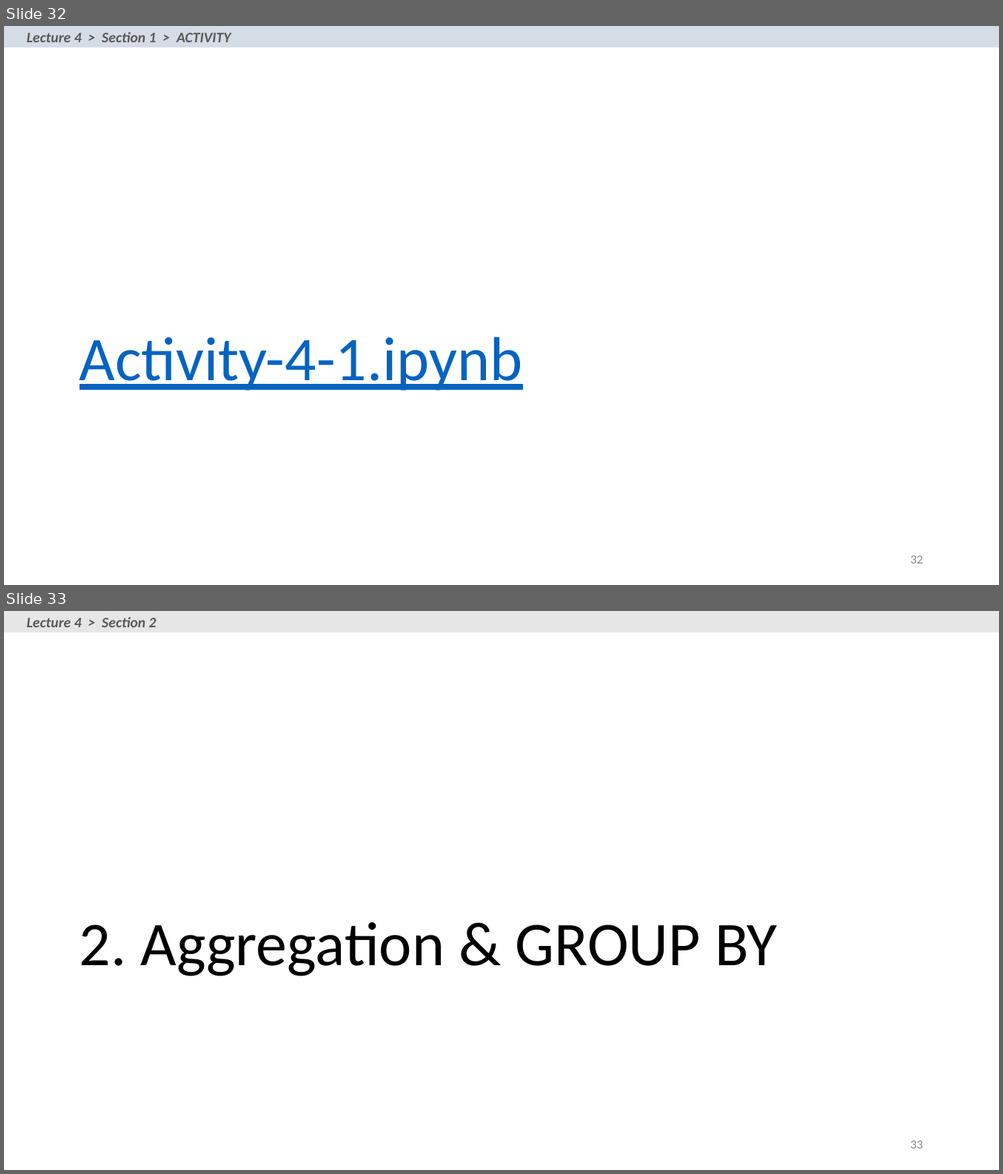
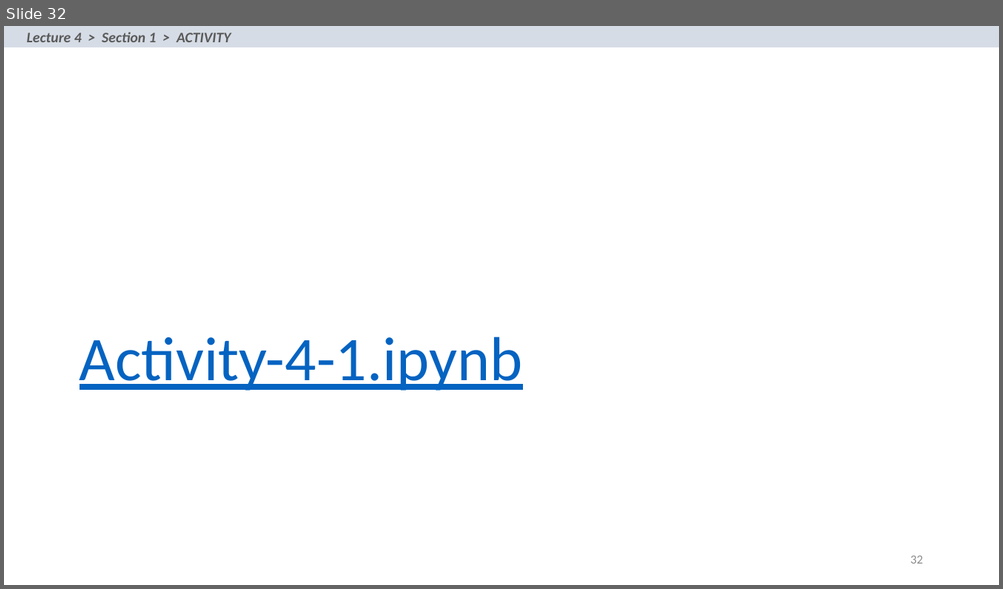
Before and after one commit to yazduni-cs/database-fall2018, a slide deck: lectures/lecture-2-3-4-5/Lecture_4_SQL.pptx. Shown one above the other, each under a label of ours: slides 32 and 33 before the commit, slide 32 after it. The pictures are 1003x1174 and 1003x589 pixels, drawn with LibreOffice and Linux fonts; fonts in the diff are those of the drawing. Boxes give left, top, right and bottom in pixels: in the first picture for what was removed or moved away, otherwise in the second. Text is boxed around its words. In the diff, an @@ line names an element or a change of style, - is before the commit and + after.

```diff
--- a/lectures/lecture-2-3-4-5/Lecture_4_SQL.pptx
+++ b/lectures/lecture-2-3-4-5/Lecture_4_SQL.pptx
@@ slide 33 removed at (4,611,999,1170), background #FFFFFF @@
@@ rectangle removed at (4,611,999,632) @@
@@ text removed at (27,617,156,627) @@
-Lecture 4 > Section 2
@@ title removed at (79,923,777,977) @@
-2. Aggregation & GROUP BY
@@ page number removed at (910,1141,922,1149) @@
-33
```
Also in this commit, not shown: 1 slide changed, 18 other slides removed, 3 other files.
